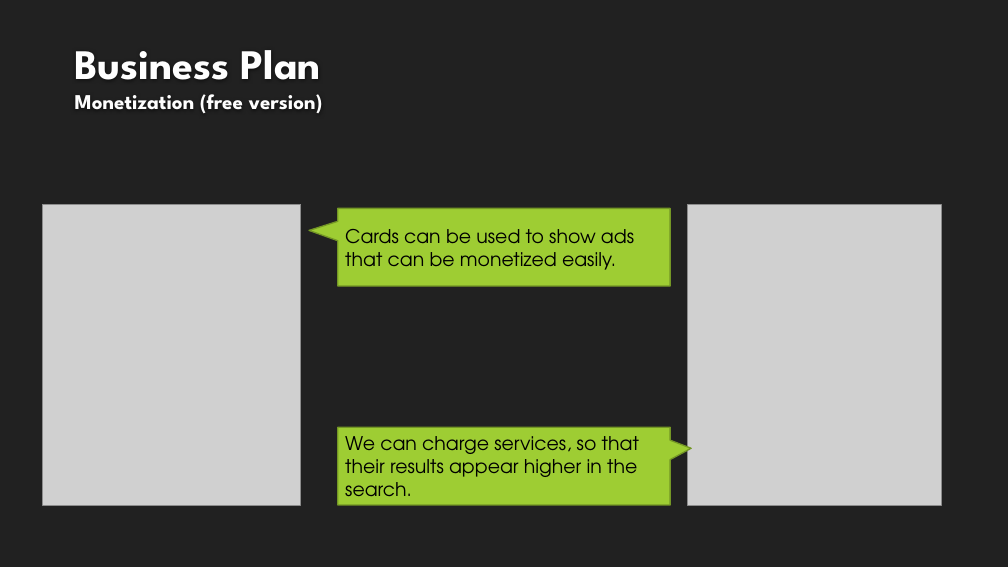
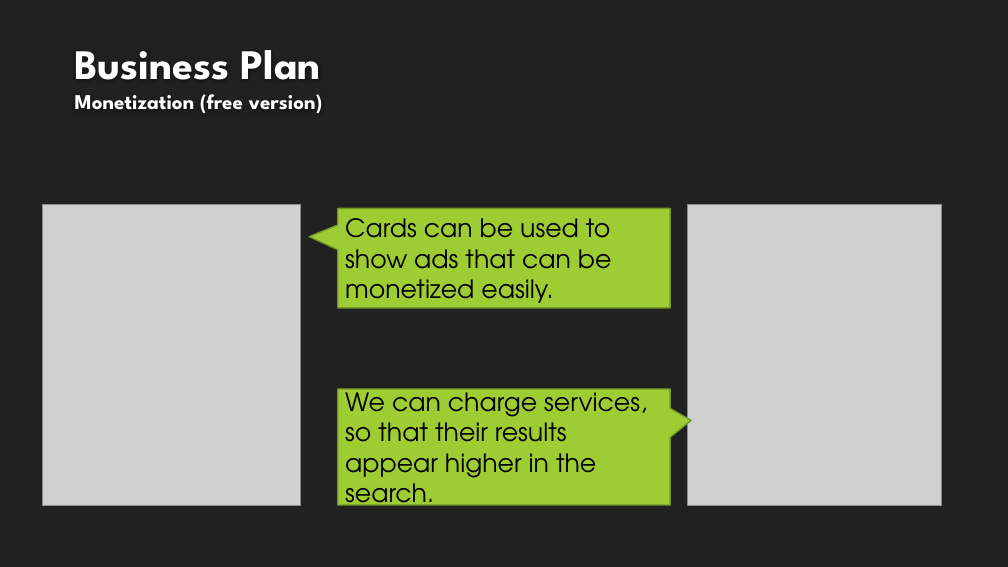
Before and after one commit to Pranshu258/SmartLookup, a slide deck: slide 8 of Documents/Smart LookUP.pptx (slide 9 before the commit). Drawn at 1008x567 pixels with LibreOffice and Linux fonts; fonts in the diff are those of the drawing; grey boxes stand for pictures; background and template pictures are left out. Boxes give left, top, right and bottom in pixels: in the first picture for what was removed or moved away, otherwise in the second. Text is boxed around its words. In the diff, an @@ line names an element or a change of style, - is before the commit and + after.

```diff
--- a/Documents/Smart LookUP.pptx
+++ b/Documents/Smart LookUP.pptx
@@ speech box "Cards can be used to ...": place and size @@
-speech box "Cards can be used to ..." at (338,209,671,287)
+speech box "Cards can be used to ..." at (338,209,671,309)
@@ speech box "Cards can be used to ..." at (338,209,671,309): size 18 to 24 pt @@
@@ speech box "We can charge services, so ..." at (338,389,671,505): size 18 to 24 pt @@
@@ speech box "We can charge services, so ...": place and size @@
-speech box "We can charge services, so ..." at (338,427,671,505)
+speech box "We can charge services, so ..." at (338,389,671,505)
```
Also in this commit, not shown: 7 other slides changed, 1 slide added, 1 slide removed, 1 other file.
